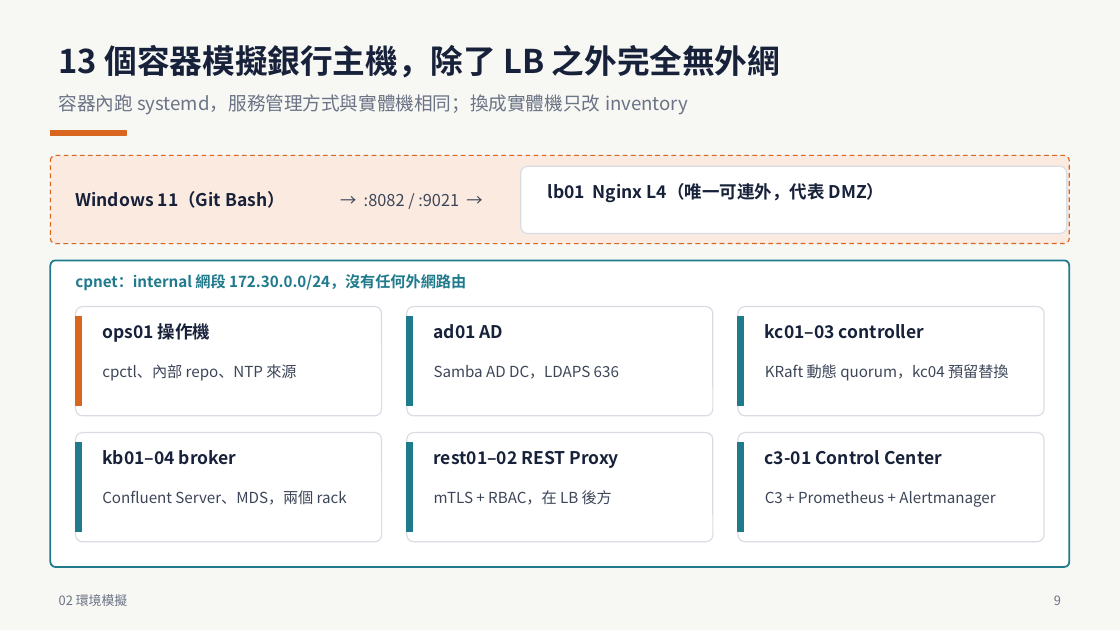
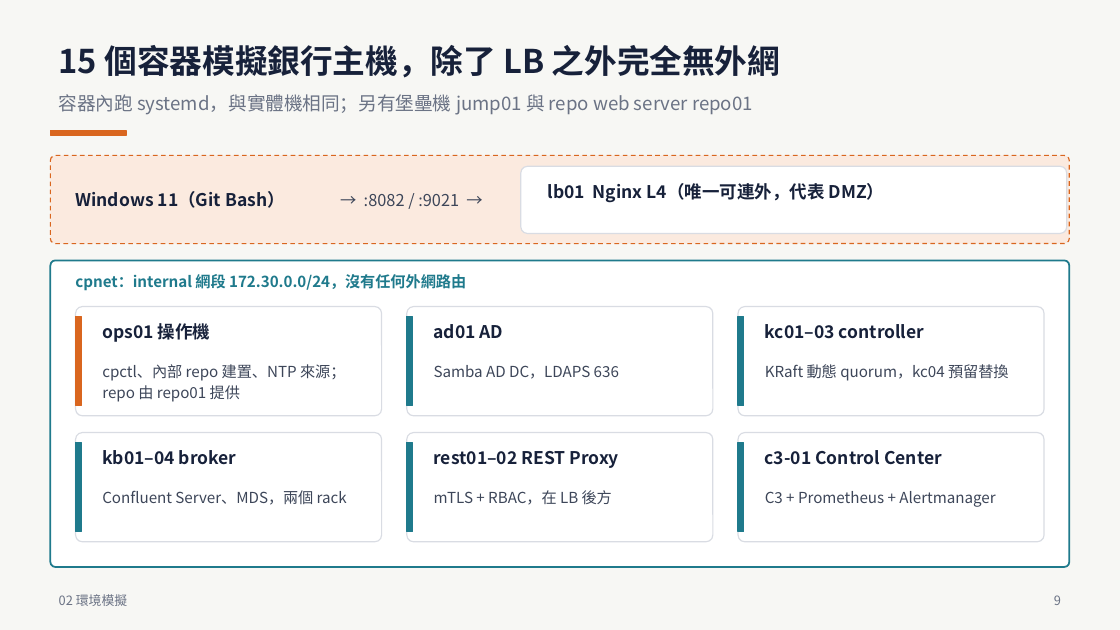
Before and after one commit to zxc81906119/kafka_install_ops, a slide deck: slide 9 of docs/Confluent-離線安裝PoC-全流程.pptx. Drawn at 1120x630 pixels with LibreOffice and Linux fonts; fonts in the diff are those of the drawing. Boxes give left, top, right and bottom in pixels: in the first picture for what was removed or moved away, otherwise in the second. Text is boxed around its words. In the diff, an @@ line names an element or a change of style, - is before the commit and + after.

```diff
--- a/docs/Confluent-離線安裝PoC-全流程.pptx
+++ b/docs/Confluent-離線安裝PoC-全流程.pptx
@@ text at [59,45,780,78]: text changed @@
-13 個容器模擬銀行主機，除了 LB 之外完全無外網
+15 個容器模擬銀行主機，除了 LB 之外完全無外網
@@ text at [59,94,753,115]: text changed @@
-容器內跑 systemd，服務管理方式與實體機相同；換成實體機只改 inventory
+容器內跑 systemd，與實體機相同；另有堡壘機 jump01 與 repo web server repo01
@@ text at [102,364,345,402]: text changed @@
-cpctl、內部 repo、NTP 來源
+cpctl、內部 repo 建置、NTP 來源；repo 由 repo01 提供
```
Also in this commit, not shown: 8 other slides changed, 36 other files.
